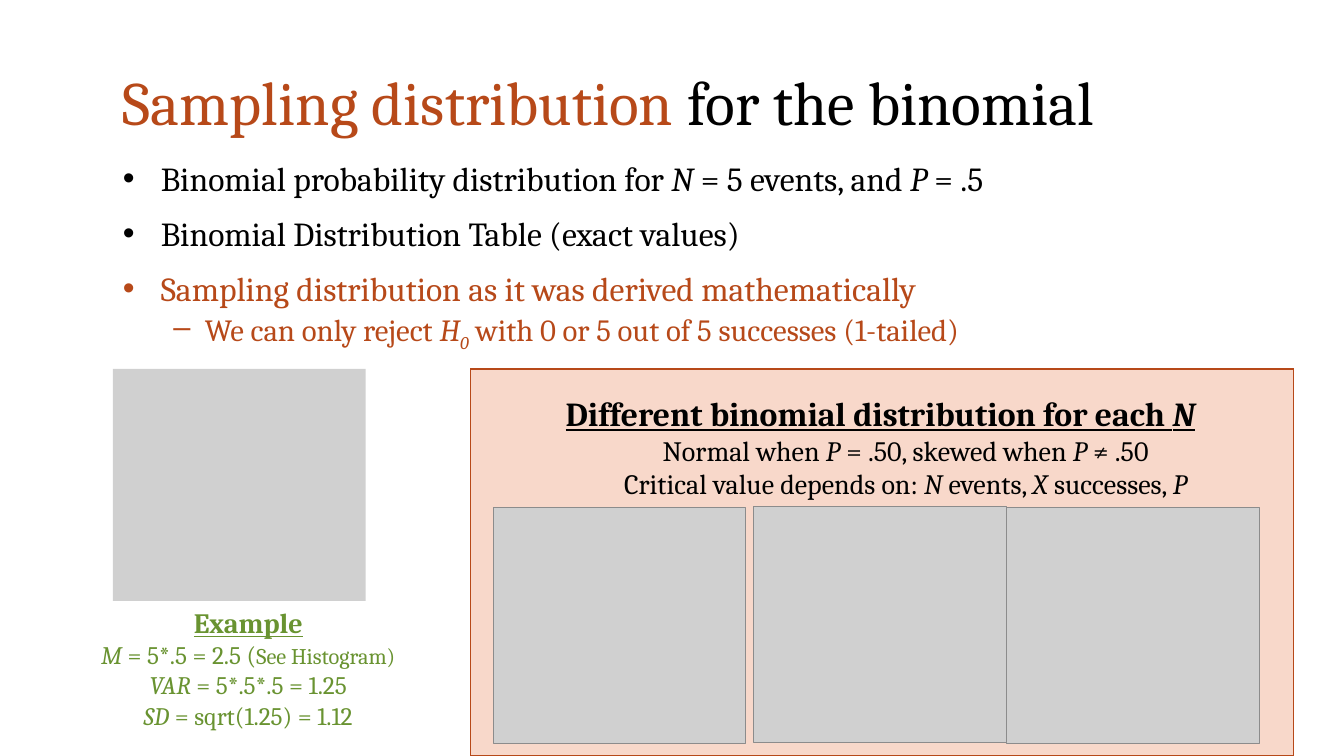
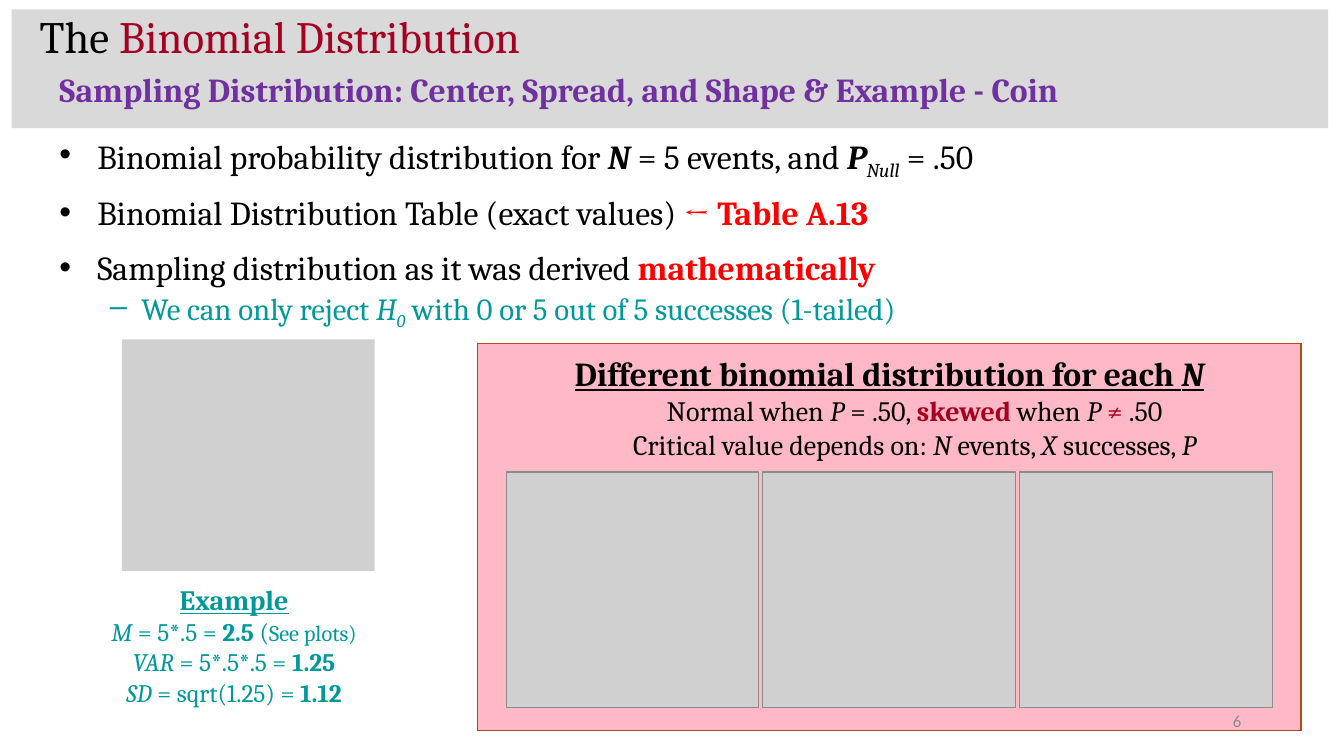
Before and after one commit to CEHS-research/PSY-6600_public, a slide deck: slide 6 of slides/Ch19-20_categorical.pptx (slide 7 before the commit). Drawn at 1344x756 pixels with LibreOffice and Linux fonts; fonts in the diff are those of the drawing; grey boxes stand for pictures. Boxes give left, top, right and bottom in pixels: in the first picture for what was removed or moved away, otherwise in the second. Text is boxed around its words. In the diff, an @@ line names an element or a change of style, - is before the commit and + after.

```diff
--- a/slides/Ch19-20_categorical.pptx
+++ b/slides/Ch19-20_categorical.pptx
@@ rectangle added at box(11, 9, 1328, 128), fill #D9D9D9 @@
@@ title added at box(40, 22, 1059, 110), 24 pt, text #7030A0, bold @@
+The Binomial Distribution
+Sampling Distribution: Center, Spread, and Shape & Example - Coin
@@ title removed at box(123, 81, 1094, 139) @@
-Sampling distribution for the binomial
@@ text "Binomial probability distribution for N ...": place and size @@
-text "Binomial probability distribution for N ..." at box(161, 167, 983, 348)
+text "Binomial probability distribution for N ..." at box(97, 145, 973, 327)
@@ text at box(97, 145, 973, 230): text changed @@
-• Binomial probability distribution for N = 5 events, and P = .5
-• Binomial Distribution Table (exact values)
+• Binomial probability distribution for N = 5 events, and PNull = .50
+• Binomial Distribution Table (exact values) ← Table A.13
@@ text at box(97, 256, 896, 327): text colour #B74919 to #000000 in "Sampling distribution as it was derived"; text colour #B74919 to #FF0000, bold on in "mathematically"; text colour #B74919 to #009999 in "We can only reject H0 with 0 ..." @@
@@ picture: place and size @@
-picture at box(113, 369, 366, 601)
+picture at box(122, 340, 375, 572)
@@ rectangle: place and size @@
-rectangle at box(471, 369, 1295, 756)
+rectangle at box(478, 344, 1302, 731)
@@ rectangle at box(478, 344, 1302, 731): fill #F8D8CA to #FFB9C6 @@
@@ text "Different binomial distribution for each ...": place and size @@
-text "Different binomial distribution for each ..." at box(566, 402, 1196, 500)
+text "Different binomial distribution for each ..." at box(575, 362, 1205, 461)
@@ text at box(667, 401, 1163, 425): text colour #000000 to #A50021 in "skewed ≠"; bold on in "skewed" @@
@@ picture: place and size @@
-picture at box(493, 508, 746, 744)
+picture at box(506, 472, 759, 708)
@@ picture: place and size @@
-picture at box(754, 507, 1007, 743)
+picture at box(763, 472, 1016, 708)
@@ picture: place and size @@
-picture at box(1007, 508, 1260, 744)
+picture at box(1020, 472, 1273, 708)
@@ text "Example": place and size @@
-text "Example" at box(101, 613, 395, 731)
+text "Example" at box(111, 590, 357, 708)
@@ text at box(126, 590, 342, 708): text colour #699331 to #009999 in "Example", "VAR = 5*.5*.5 = 1.25", "SD = sqrt(1.25) = 1.12"; bold on in "1.25", "1.12" @@
@@ text at box(111, 624, 357, 646): text changed; size 16 to 18 pt; text colour #699331 to #009999 @@
-M = 5*.5 = 2.5 (See Histogram)
+M = 5*.5 = 2.5 (See plots)
@@ page number added at box(1233, 716, 1241, 732), 12 pt, text #8C8C8C @@
+6
```
Also in this commit, not shown: 22 other slides changed, 9 slides added, 2 slides removed, 1 other file.
